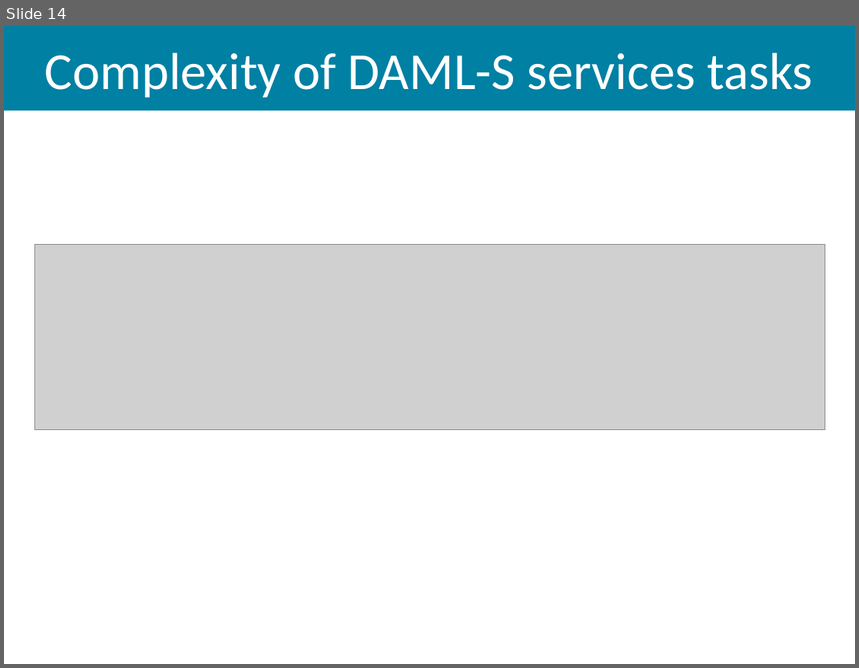
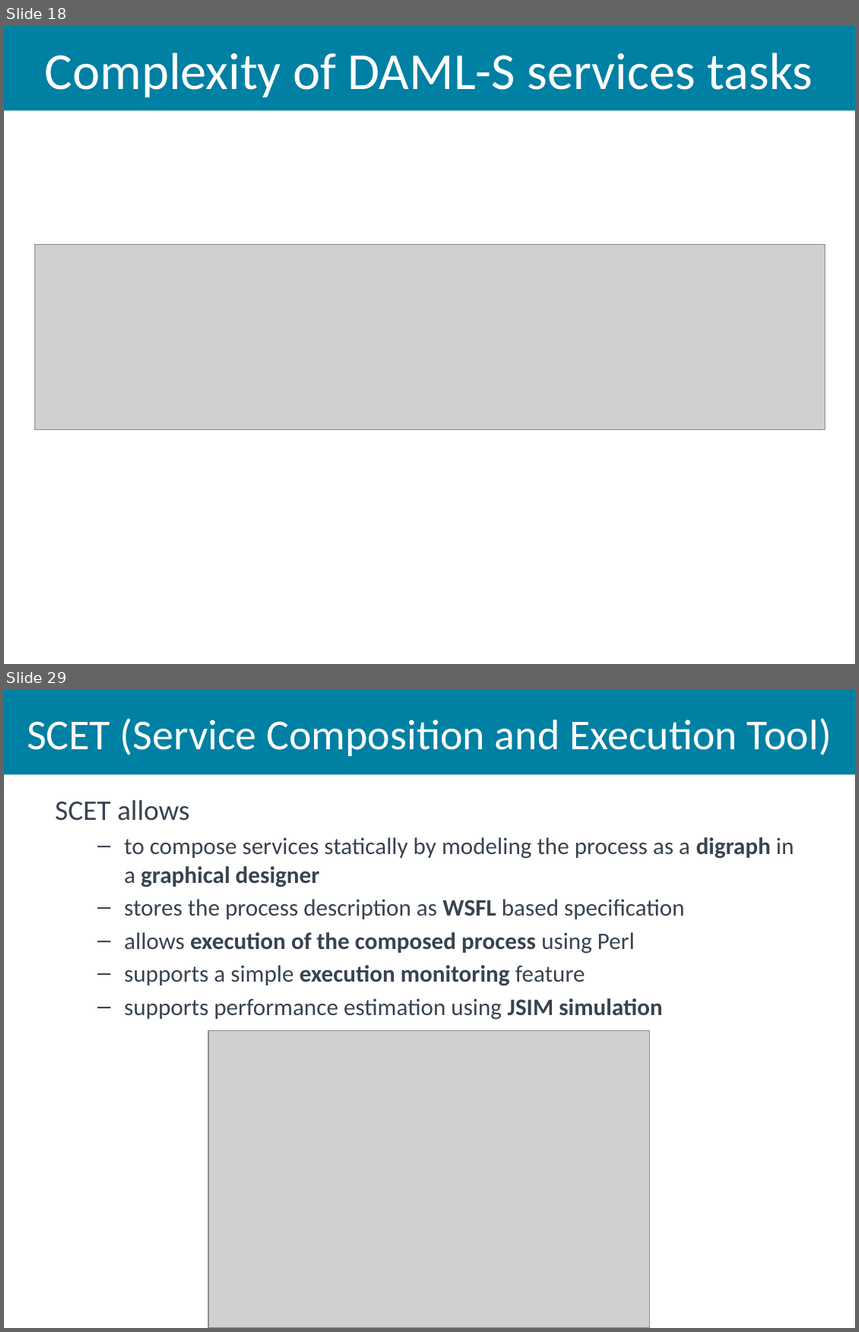
Before and after one commit to aiked/cs565, a slide deck: presentation/michath_slides.pptx. Shown one above the other, each under a label of ours: slide 14 before the commit, slides 18 and 29 after it; the slides between them are not shown. The pictures are 859x668 and 859x1332 pixels, drawn with LibreOffice and Linux fonts; fonts in the diff are those of the drawing; grey boxes stand for pictures. Boxes give left, top, right and bottom in pixels: in the first picture for what was removed or moved away, otherwise in the second. Text is boxed around its words. In the diff, an @@ line names an element or a change of style, - is before the commit and + after.

```diff
--- a/presentation/michath_slides.pptx
+++ b/presentation/michath_slides.pptx
@@ slide 29 added at (4,690,855,1328), background #FFFFFF @@
@@ title added at (4,690,855,774), fill #0080A3, 36 pt, text #FFFFFF @@
+SCET (Service Composition and Execution Tool)
@@ text added at (55,800,794,1020), 20 pt, text #38434F @@
+SCET allows
+  – to compose services statically by modeling the process as a digraph in a graphical designer
+  – stores the process description as WSFL based specification
+  – allows execution of the composed process using Perl
+  – supports a simple execution monitoring feature
+  – supports performance estimation using JSIM simulation
@@ picture added at (208,1030,650,1328) @@
@@ what was slide 14 is now slide 18 @@
```
Also in this commit, not shown: 5 slides changed, 31 other slides added.
